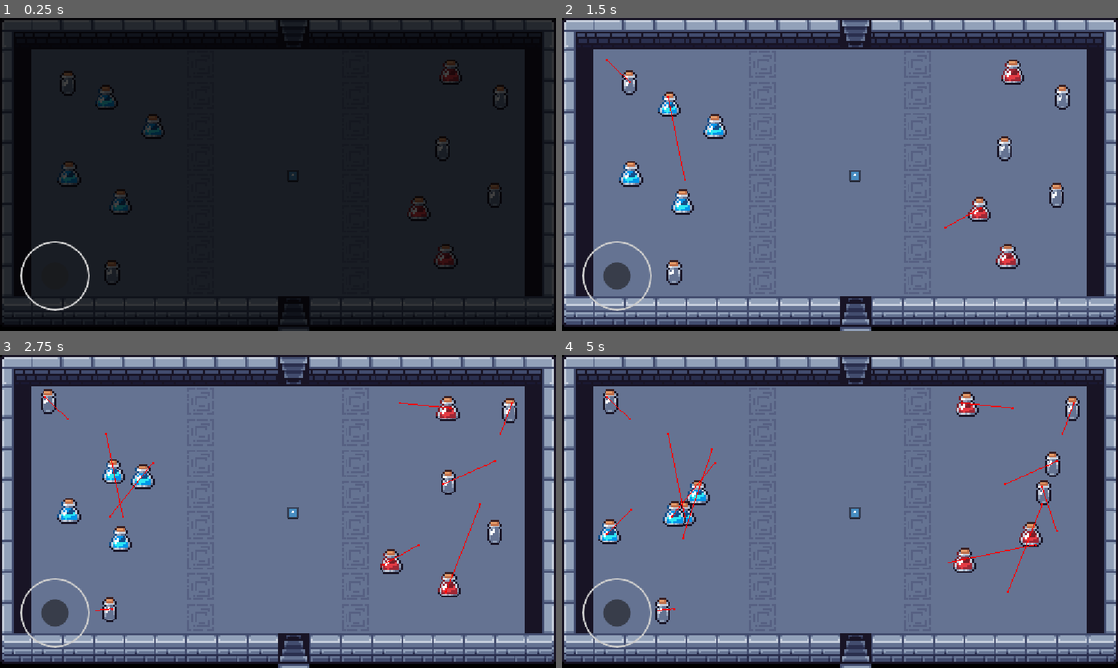
Above: before the commit, frames 1-4 (two rows, left to right).
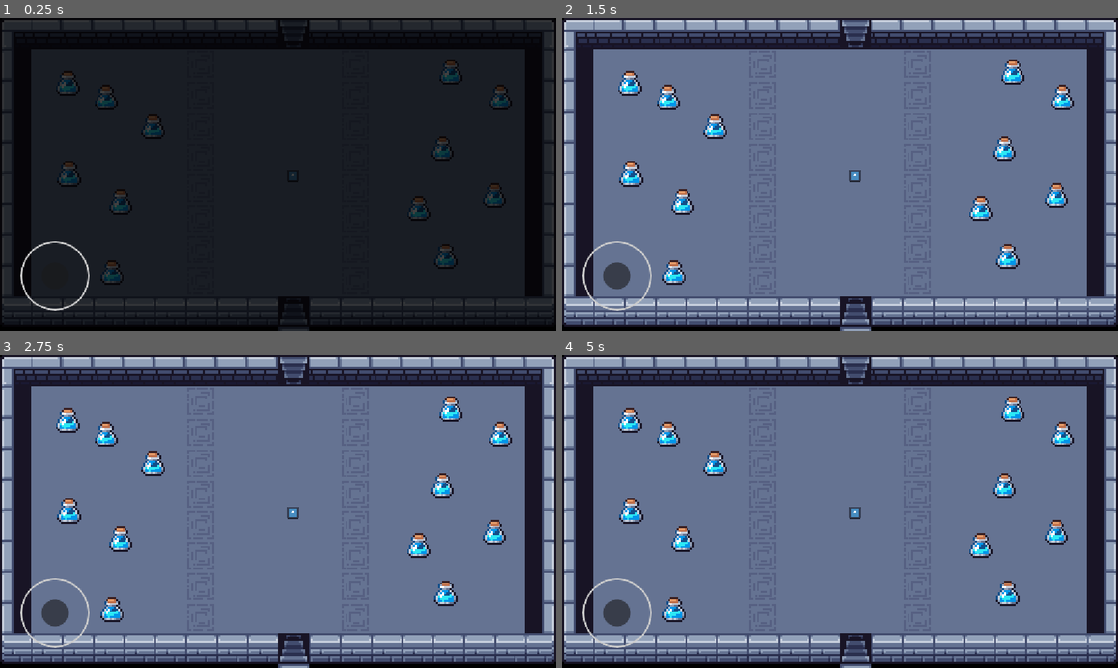
Above: after the commit, the same moments.

Repository: bnjmntmm/play_dungeon_crawler
Game: Godot game, scene res://scenes/start_room/start_room.tscn
Two runs of this game, one before a commit and one after it. Both use one fixed random seed, a clock stepped at 60 frames per second and the inputs below. The engine's default icon, where the game draws it, is replaced by a stand-in: a white triangle on a blue panel in a dark square.
Inputs (mouse positions are in pixels of both pictures, inside the frame that each line leads up to):
- Up to frame 1 (0.25 s): no input
- Up to frame 2 (1.5 s): tap Enter (ui_accept) at 0.5, 0.77 s; move the mouse to (962, 158) at 0.52 s; hold Right (ui_right) 0.53-1.28 s; tap Y at 0.6 s; click (962, 158) at 0.67 s; move the mouse to (728, 190) at 1.27 s; hold Left (ui_left) from 1.28 s (still down); tap N at 1.35 s
- Up to frame 3 (2.75 s): tap Enter (ui_accept) at 1.52 s; move the mouse to (333, 442) at 2.02 s; release Left (ui_left) at 2.03 s; hold Right (ui_right) from 2.03 s (still down); tap Keypad Enter at 2.1 s
- Up to frame 4 (5 s): move the mouse to (812, 574) at 2.77 s; release Right (ui_right) at 2.78 s; hold Up (ui_up) 2.78-3.53 s; tap Y at 2.85 s; click (812, 574) at 2.92 s; tap Enter (ui_accept) at 3.02, 3.77, 4.52 s; move the mouse to (1006, 558) at 3.52 s; hold Left (ui_left) from 3.53 s (still down); tap N at 3.6 s; move the mouse to (673, 464) at 4.27 s; tap Keypad Enter at 4.35 s

The runs differ from the first frame. In frame 1, 0.9% of the frame differs, in the area x 10-93%, y 14-86%; in frame 2, 1.6%; in frame 3, 3.5%; in frame 4, 5.2%, in the area x 6-94%, y 10-86%.
Error after the commit: Parse Error: Too few arguments for "get_attacked()" call. Expected at least 1 but received 0. (res://scenes/tileset_placeables/animal_scene.gd:145)

Commit message:
Applied damage values to player

Diff:
--- a/scenes/player/player.gd
+++ b/scenes/player/player.gd
@@ -70,14 +70,14 @@
 		bag.global_position = global_position
 		bag.direction = global_position.direction_to(nearest_animal.global_position)
 
-func get_attacked():
+func get_attacked(dmg: int):
 	print("got attacked")
 	if _damage_cooldown_active or cake_slices <= 0:
 		return
 
 	# Set the guard before awaiting so simultaneous hits only remove one slice.
 	_damage_cooldown_active = true
-	cake_slices -= 1
+	cake_slices -= dmg
 	print("slices left: ", cake_slices)
 	if cake_slices == 0:
 		GameManager.on_player_died()
